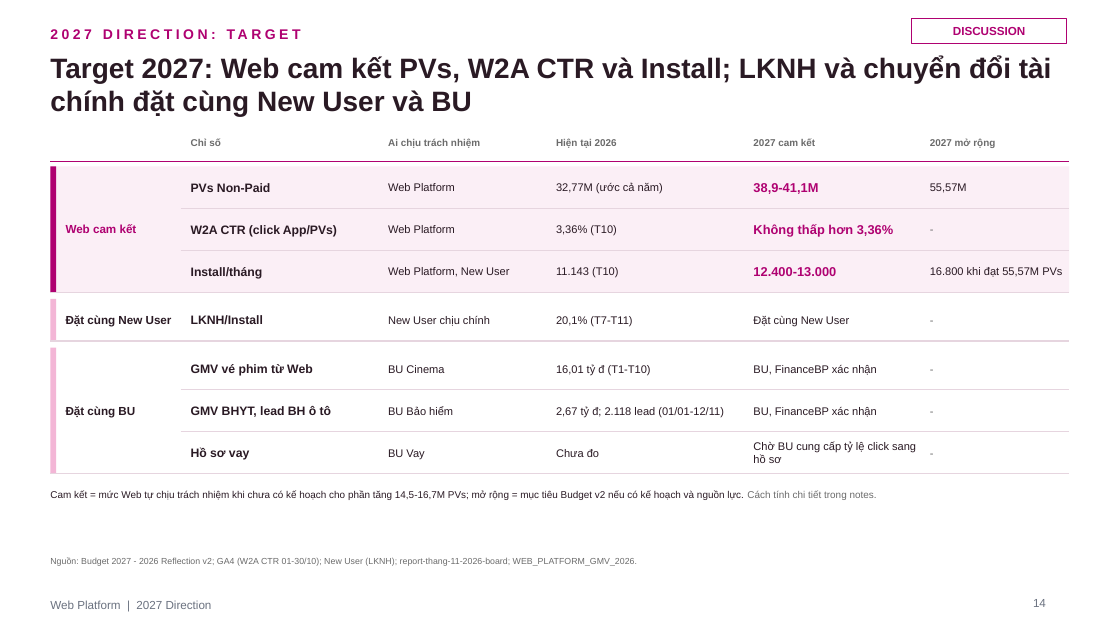
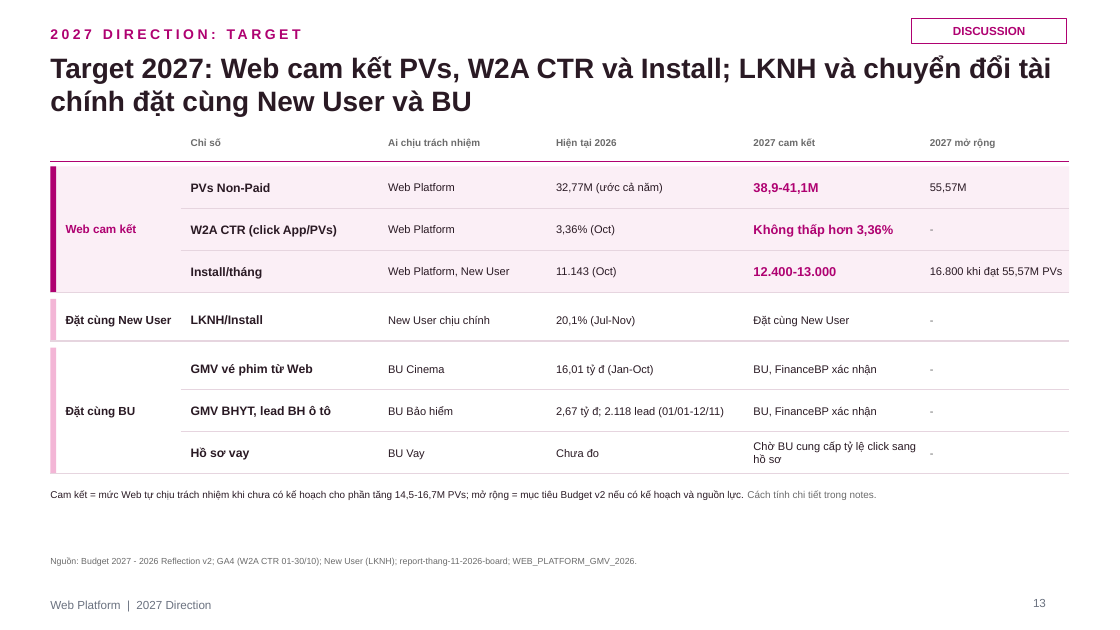
Before and after one commit to stormhoang/hienho-knowledgebase, a slide deck: slide 13 of 07_REPORTS/docs/strategy/2027 Direction - Web Platform (Framework).pptx (slide 14 before the commit). Drawn at 1120x630 pixels with LibreOffice and Linux fonts; fonts in the diff are those of the drawing. Boxes give left, top, right and bottom in pixels: in the first picture for what was removed or moved away, otherwise in the second. Text is boxed around its words. In the diff, an @@ line names an element or a change of style, - is before the commit and + after.

```diff
--- a/07_REPORTS/docs/strategy/2027 Direction - Web Platform (Framework).pptx
+++ b/07_REPORTS/docs/strategy/2027 Direction - Web Platform (Framework).pptx
@@ text at box(556, 225, 615, 236): text changed @@
-3,36% (T10)
+3,36% (Oct)
@@ text at box(556, 267, 617, 278): text changed @@
-11.143 (T10)
+11.143 (Oct)
@@ text at box(556, 316, 635, 326): text changed @@
-20,1% (T7-T11)
+20,1% (Jul-Nov)
@@ text at box(556, 364, 654, 375): text changed @@
-16,01 tỷ đ (T1-T10)
+16,01 tỷ đ (Jan-Oct)
@@ page number at box(1033, 599, 1046, 607): text changed @@
-14
+13
```
Also in this commit, not shown: 13 other slides changed, 1 slide removed.
